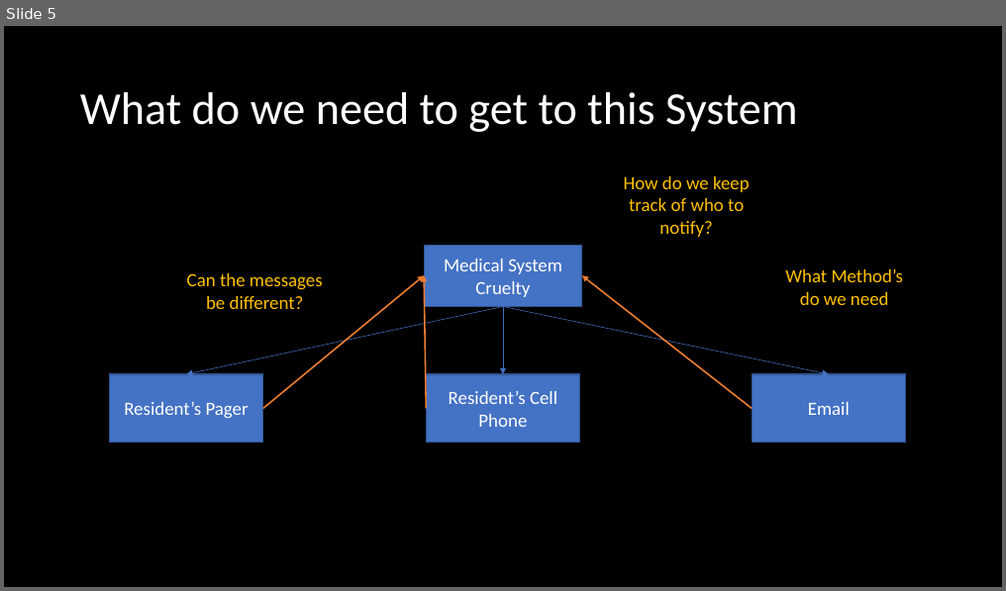
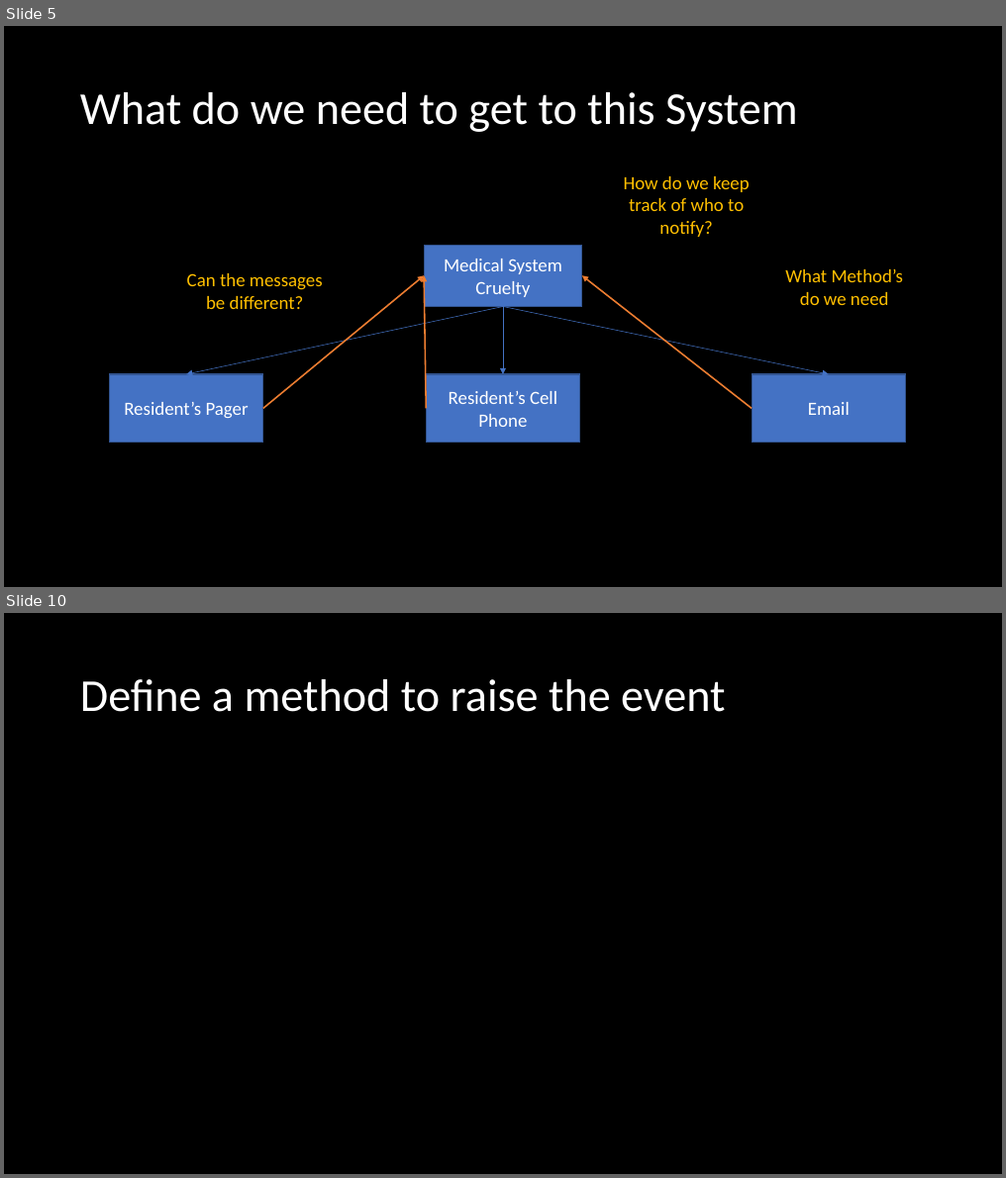
Before and after one commit to microsoft/Flash_University, a slide deck: CLR_via_CSharp/Chapter 11 - Events/Events.pptx. Shown one above the other, each under a label of ours: slide 5 before the commit, slides 5 and 10 after it; the slides between them are not shown. The pictures are 1006x591 and 1006x1178 pixels, drawn with LibreOffice and Linux fonts; fonts in the diff are those of the drawing. Boxes give left, top, right and bottom in pixels: in the first picture for what was removed or moved away, otherwise in the second. Text is boxed around its words. In the diff, an @@ line names an element or a change of style, - is before the commit and + after.

```diff
--- a/CLR_via_CSharp/Chapter 11 - Events/Events.pptx
+++ b/CLR_via_CSharp/Chapter 11 - Events/Events.pptx
@@ slide 10 added at (x1=4, y1=613, x2=1002, y2=1174), background #000000 @@
@@ title added at (x1=80, y1=679, x2=725, y2=712), 44 pt, text #FFFFFF @@
+Define a method to raise the event
```
Also in this commit, not shown: 4 other slides added, 1 slide removed, 8 other files.
